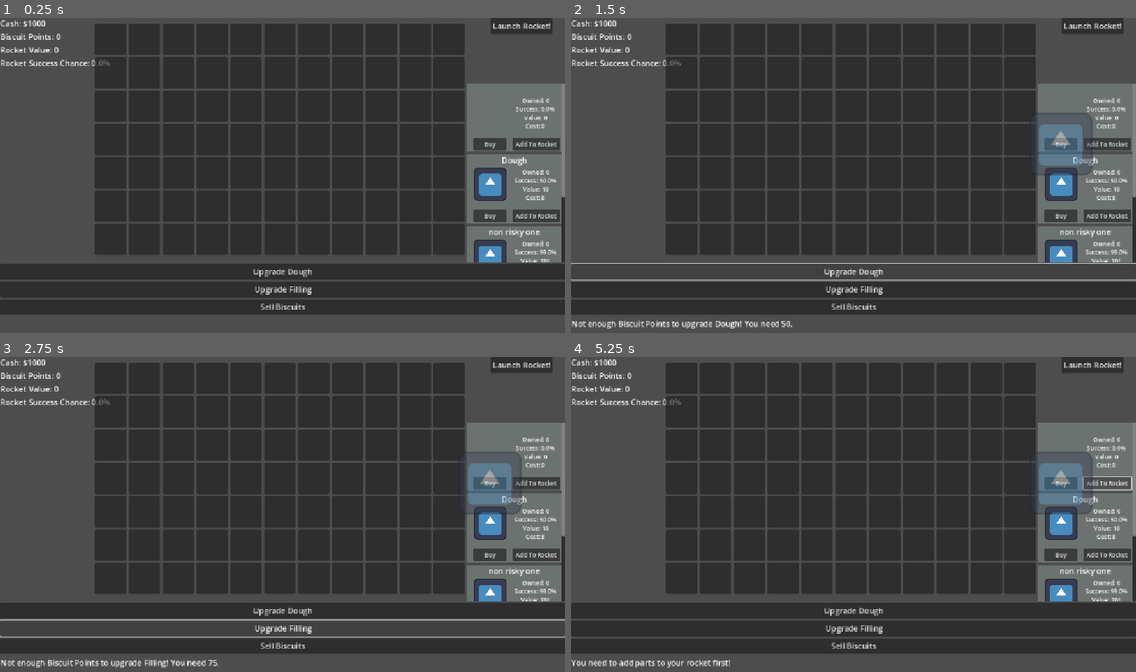
Above: before the commit, frames 1-4 (two rows, left to right).
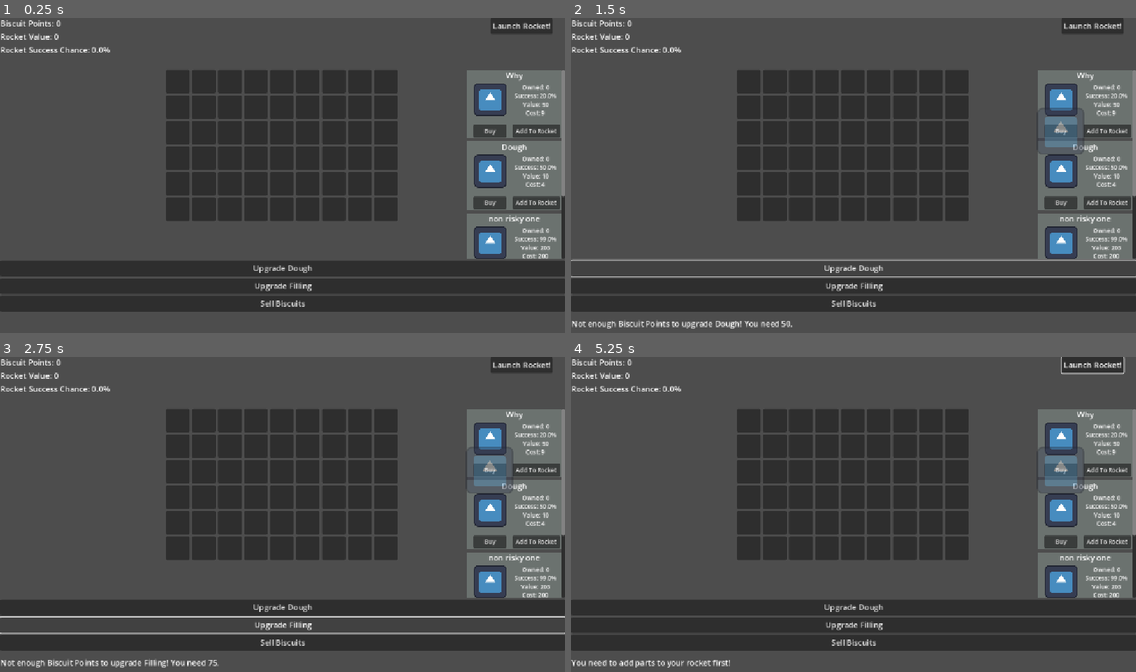
Above: after the commit, the same moments.

Repository: A-coder152/Build-a-Biscship-public
Game: Godot game, scene res://main.tscn
The game is run twice, just before and just after one commit, with the same random seed, the same clock (stepped at 60 frames per second) and the same inputs. The engine's default icon, where the game draws it, is replaced by a stand-in: a white triangle on a blue panel in a dark square.
Inputs:
- Up to frame 1 (0.25 s): no input
- Up to frame 2 (1.5 s): click "Buy" at 0.5 s; click "Upgrade Dough" at 1.25 s
- Up to frame 3 (2.75 s): click "Upgrade Filling" at 2 s
- Up to frame 4 (5.25 s): click "Sell Biscuits" at 2.75 s; click "Launch Rocket!" at 3.5 s; click "Launch Rocket!" at 4.25 s; click "Add To Rocket" at 5 s

The runs differ from the first frame. In frame 1, 39% of the frame differs, in the area x 0-100%, y 0-95%; in frame 2, 39%; in frame 3, 40%; in frame 4, 39%.

Commit message:
removed cash + smaller grid

Diff:
--- a/Resources/Dough.tres
+++ b/Resources/Dough.tres
@@ -1,14 +1,16 @@
-[gd_resource type="Resource" script_class="Part" load_steps=2 format=3 uid="uid://cw8ig06rbmwew"]
+[gd_resource type="Resource" script_class="Part" load_steps=3 format=3 uid="uid://cw8ig06rbmwew"]
 
 [ext_resource type="Script" uid="uid://bfqm5t7ekjk02" path="res://Resources/parts_resource.gd" id="1_1txxf"]
+[ext_resource type="Texture2D" uid="uid://b66r7he7nuj55" path="res://icon.svg" id="1_gpogw"]
 
 [resource]
 script = ExtResource("1_1txxf")
-part_name = ""
+part_name = "Why"
+image = ExtResource("1_gpogw")
 owned = 0
-success = 0.0
-value = 0
-cost = 0
+success = 0.2
+value = 50
+cost = 9
 value_upgrade_cost = 0
 success_upgrade_cost = 0
 metadata/_custom_type_script = "uid://bfqm5t7ekjk02"
--- a/Resources/Filling.tres
+++ b/Resources/Filling.tres
@@ -10,7 +10,7 @@
 owned = 0
 success = 0.5
 value = 10
-cost = 8
+cost = 4
 value_upgrade_cost = 0
 success_upgrade_cost = 0
 metadata/_custom_type_script = "uid://bfqm5t7ekjk02"
--- a/Resources/non_risky.tres
+++ b/Resources/non_risky.tres
@@ -9,8 +9,8 @@
 image = ExtResource("1_4ngou")
 owned = 0
 success = 0.99
-value = 201
-cost = 400
+value = 203
+cost = 200
 value_upgrade_cost = 0
 success_upgrade_cost = 0
 metadata/_custom_type_script = "uid://bfqm5t7ekjk02"
--- a/main.gd
+++ b/main.gd
@@ -1,7 +1,6 @@
 extends Node2D
 
 # Game Variables
-var cash = 1000
 var biscuit_points = 0
 
 # Ingredient Stats
@@ -33,7 +32,6 @@
 var isValid = false
 
 # UI Node References
-@onready var cash_label = $UI/VBoxContainer/CashLabel
 @onready var points_label = $UI/VBoxContainer/PointsLabel
 @onready var rocket_value_label = $UI/VBoxContainer/ValueLabel
 @onready var fail_chance_label = $UI/VBoxContainer/FailureChanceLabel
@@ -51,14 +49,12 @@
 	$UI/VBoxContainer/HBoxContainer/FillingContainer/AddFillingButton.connect("pressed", _on_add_filling_button_pressed)
 	$UI/VBoxContainer/UpgradeContainer/UpgradeDoughButton.connect("pressed", _on_upgrade_dough_button_pressed)
 	$UI/VBoxContainer/UpgradeContainer/UpgradeFillingButton.connect("pressed", _on_upgrade_filling_button_pressed)
-	$UI/VBoxContainer/UpgradeContainer/SellBiscuits.connect("pressed", _on_sell_biscuits_button_pressed)
 	launch_button.connect("pressed", _on_launch_button_pressed)
 
 	gridSize = Vector2(grid.cellWidth, grid.cellHeight)
 
 func update_ui():
 	# Updates all the UI labels with the current game state
-	cash_label.text = "Cash: $%s" % cash
 	points_label.text = "Biscuit Points: %s" % biscuit_points
 	rocket_value_label.text = "Rocket Value: %s" % rocket_value
 	fail_chance_label.text = "Rocket Success Chance: %s%%" % (round(rocket_success_chance * 100))
@@ -105,7 +101,7 @@
 		message_log.text = "Launch SUCCESS! Your rocket reached space and you earned %s Biscuit Points!" % total_points
 	else:
 		# Launch Failure
-		message_log.text = "Launch FAILED! The rocket exploded and you lost $%s." % rocket_cost
+		message_log.text = "Launch FAILED! The rocket exploded and you lost %s Biscuit Points." % rocket_cost
 
 	# Reset rocket for the next launch
 	rocket_parts.clear()
@@ -141,17 +137,11 @@
 		message_log.text = "Not enough Biscuit Points to upgrade Filling! You need %s." % upgrade_cost
 	update_ui()
 
-func _on_sell_biscuits_button_pressed():
-	cash += biscuit_points * 2
-	biscuit_points = 0
-	message_log.text = "Sold all Biscuit Points for $2 each!"
-	update_ui()
-
 func buy_item(item):
 	var idx = items.find(item)
-	if cash > item.cost:
+	if biscuit_points > item.cost:
 		items[idx].owned += 1
-		cash -= item.cost
+		biscuit_points -= item.cost
 		for child in items_container.get_children():
 			if item == child.item:
 				child.item = items[idx]
@@ -193,6 +183,7 @@
 		placement.global_position = get_global_mouse_position()
 		obj = placement
 	elif Input.is_action_just_pressed("leftClick") and isValid:
+		print("lefto")
 		_place_thing(objectCells)
 
 func _on_grid_gui_input(event: InputEvent) -> void:
@@ -243,6 +234,7 @@
 	return isValid
 
 func _place_thing(objectCells):
+	print("thing placed")
 	obj.set_on_place()
 	obj = null
 	isValid = null
--- a/main.tscn
+++ b/main.tscn
@@ -20,6 +20,7 @@
 offset_bottom = 648.0
 
 [node name="CashLabel" type="Label" parent="UI/VBoxContainer"]
+visible = false
 layout_mode = 2
 text = "Cash: $1239"
 
@@ -132,16 +133,16 @@
 offset_bottom = 649.0
 
 [node name="grid" parent="." instance=ExtResource("3_h2yge")]
-offset_left = 193.0
-offset_top = 11.0
-offset_right = 1016.0
-offset_bottom = 483.0
+offset_left = 338.0
+offset_top = 105.0
+offset_right = 1148.0
+offset_bottom = 491.0
 theme_override_constants/h_separation = 5
-columns = 11
-width = 11
-height = 7
-cellWidth = 64
-cellHeight = 64
+columns = 9
+width = 9
+height = 6
+cellWidth = 48
+cellHeight = 48
 seperation = 5
 
 [connection signal="gui_input" from="grid" to="." method="_on_grid_gui_input"]
--- a/project.godot
+++ b/project.godot
@@ -19,6 +19,10 @@
 
 window/stretch/mode="canvas_items"
 
+[editor_plugins]
+
+enabled=PackedStringArray("res://addons/godot_super-wakatime/plugin.cfg")
+
 [input]
 
 leftClick={
--- a/test.tscn
+++ b/test.tscn
@@ -5,6 +5,7 @@
 
 [node name="test" type="Sprite2D"]
 modulate = Color(1, 1, 1, 0.392157)
+scale = Vector2(0.75, 0.75)
 texture = ExtResource("1_8uh7m")
 script = ExtResource("2_6uqi0")
-rect = Rect2(0, 0, 128, 128)
+rect = Rect2(0, 0, 96, 96)
